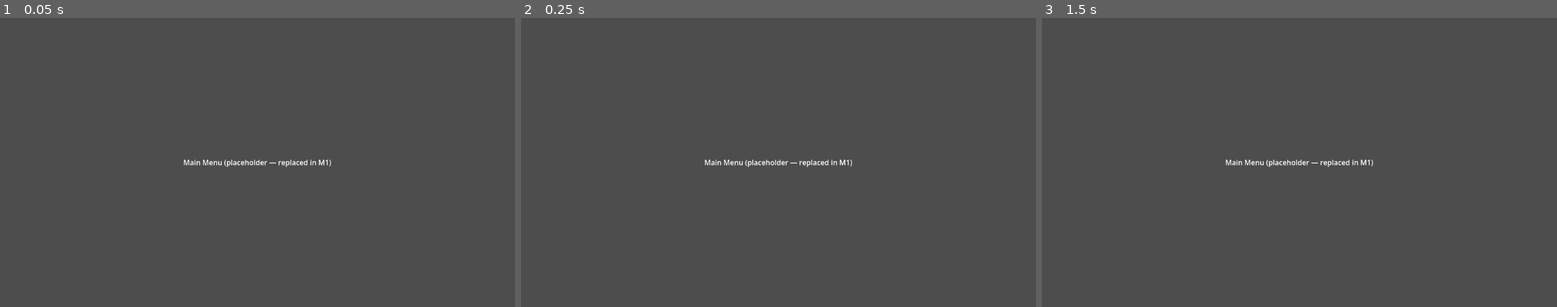
Above: before the commit, frames 1-3 (left to right).
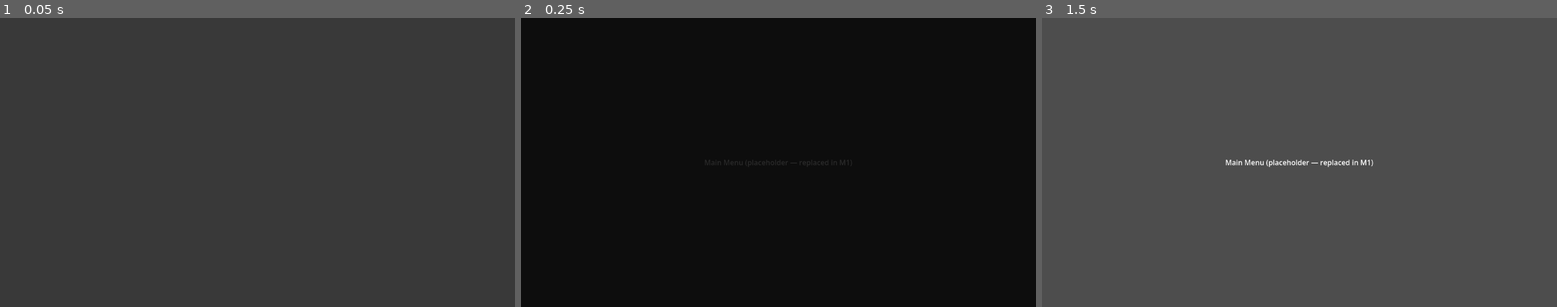
Above: after the commit, the same moments.

Repository: krace-tx/G-Scaffold
Game: Godot game, scene res://src/game/scenes/boot.tscn
Same seed, same stepped clock (60 frames per second), same inputs: the game is played once before the commit and once after it.
Inputs:
- Up to frame 1 (0.05 s): no input
- Up to frame 2 (0.25 s): no input
- Up to frame 3 (1.5 s): tap Enter at 1.25 s

The runs differ from the first frame. In frame 1, 0.4% of the frame differs, in the area x 35-65%, y 48-52%; in frame 2, 100%, in the area x 0-100%, y 0-100%; in frame 3, nothing differs.

Commit message:
feat(m1): implement first 3 M1 items — BaseScene, SceneService, scene registry
Kernel wiring:
- app.gd: add scenes: SceneService typed field
- bus.gd: add Scene domain — scene_changed / scene_change_failed
- bootstrap.gd: create SceneService (parented under App, survives scene
  swaps), phase 6 now goes through App.scenes.replace(SceneIds.MAIN_MENU)
  instead of a raw get_tree().change_scene_to_file call_deferred hack —
  that hack is now obsolete since SceneService's own await chain already
  clears the boot scene's _ready() before change_scene_to_packed runs

New:
- framework/managers/base_scene.gd — _on_enter(params)/_on_exit() contract
- framework/managers/scene_service.gd — replace()/reload_current()/
  get_current_id(), threaded async load, fade overlay, request queue
  (no concurrent switches), 10s _on_enter timeout guard
- resource/scripts/scene_registry_entry.gd + scene_registry.gd +
  resource/data/scene_registry.tres — id -> scene path registry
- resource/scripts/scene_ids.gd — SceneIds.MAIN_MENU constant
- game/scenes/main_menu.gd — placeholder scene now extends BaseScene,
  used to prove the enter/exit lifecycle actually fires end to end

Verified headlessly:
- full chain: Bootstrap -> replace -> registry lookup -> threaded load ->
  fade -> change_scene_to_packed -> _on_enter -> Bus.scene_changed
- failure path: unknown scene id -> log.error + Bus.scene_change_failed,
  stays on current scene, no black screen
- queuing: 3 rapid replace() calls process sequentially, no concurrency,
  queue drains cleanly
- naming collision: SceneRegistry.get_path() clashed with Resource's
  built-in get_path() (incompatible override, hard compile error, not
  just a warning) -> renamed to resolve_path()

Gotcha (documented in coding-style.md #11 and scene_service.gd inline):
GDScript lambdas capture outer locals by value, not by reference. The
original _run_on_enter used a bool completion flag mutated inside a
fire-and-forget lambda; the outer loop never saw the change and spun
until the 10s timeout, manifesting as a hung process + leaked ObjectDB
in headless tests. Fixed by using a one-element Array (reference type)
as the shared mutable flag.

Diff:
--- a/src/framework/autoloads/app.gd
+++ b/src/framework/autoloads/app.gd
@@ -17,6 +17,8 @@
 ## `App.log` 这个命名在全项目统一且更常用,不会被误认成数学函数。
 @warning_ignore("shadowed_global_identifier")
 var log: LogService   ## M0:由 Bootstrap 阶段 1 最先创建
+
+var scenes: SceneService   ## M1:由 Bootstrap 创建并挂到 App 下(见 bootstrap.gd)
 #endregion
 
 #region Lifecycle
--- a/src/framework/autoloads/bus.gd
+++ b/src/framework/autoloads/bus.gd
@@ -16,3 +16,11 @@
 ## 应用从后台恢复(NOTIFICATION_APPLICATION_RESUMED)。由 [App] 转发。
 signal app_resumed
 #endregion
+
+#region Scene domain
+## 顶层场景切换完成(新场景 _on_enter 已跑完)。由 [SceneService] 发出。
+signal scene_changed(scene_id: StringName)
+
+## 顶层场景切换失败(id 不存在 / 加载失败)。由 [SceneService] 发出。
+signal scene_change_failed(scene_id: StringName)
+#endregion
--- a/src/framework/core/bootstrap.gd
+++ b/src/framework/core/bootstrap.gd
@@ -7,10 +7,6 @@
 ## 里程碑先记录一条日志并跳过,不阻塞后续阶段——保证 M0 阶段就能 F5 走通
 ## 完整管线到占位主菜单。完整设计见 docs/architecture/boot-sequence.md。
 
-#region Constants & Enums
-const _MAIN_MENU_SCENE_PATH: String = "res://src/game/scenes/main_menu.tscn"
-#endregion
-
 #region Lifecycle
 func _ready() -> void:
 	_run()
@@ -19,6 +15,7 @@
 #region Internal
 func _run() -> void:
 	_phase_1_log()
+	_init_scene_service()
 	_phase_2_local_config_and_save()
 	_phase_3_platform_sdks()
 	_phase_4_remote_config()
@@ -30,6 +27,16 @@
 func _phase_1_log() -> void:
 	App.log = LogService.new()
 	App.log.info("boot", "phase 1/6: log service ready")
+
+
+## 不是 boot-sequence.md 表格里的编号阶段(那张表只列容易失败的业务初始化),
+## 只是内核服务的接线步骤。挂到 App 下而不是 Boot 场景下,这样 SceneService
+## 才能在 phase 6 把 Boot 场景整个替换掉之后继续存活。
+func _init_scene_service() -> void:
+	var scene_service := SceneService.new()
+	App.add_child(scene_service)
+	App.scenes = scene_service
+	App.log.info("boot", "scene service ready")
 
 
 ## 阶段 2:本地配置 + 存档加载(含版本迁移)。失败策略:阻断,弹重试对话框。
@@ -52,13 +59,11 @@
 	App.log.info("boot", "phase 5/6: asset preload — skipped (see M5)")
 
 
-## 阶段 6:进入主菜单场景。M1 前使用 SceneTree 直接切场景;
-## SceneService 落地后改为 App.scenes.replace(SceneIds.MAIN_MENU)。
-##
-## 用 call_deferred:此时 Boot 节点自身仍在 _ready 调用链中,树还
-## 处于"正在添加子节点"的状态,同帧调用 change_scene_to_file 会因为
-## 无法立即 remove_child 而报错,必须推迟到当前帧处理完毕后再切场景。
+## 阶段 6:进入主菜单场景,经 SceneService(全项目唯一允许切场景的入口)。
+## SceneService.replace() 内部会先 await 转场遮罩淡出,真正调用
+## change_scene_to_packed 时已经是几帧之后——不会撞上"Boot 节点自己的
+## _ready 调用链尚未走完、树还在忙着添加子节点"这个坑,不需要 call_deferred。
 func _phase_6_enter_main_menu() -> void:
 	App.log.info("boot", "phase 6/6: entering main menu")
-	get_tree().change_scene_to_file.call_deferred(_MAIN_MENU_SCENE_PATH)
+	App.scenes.replace(SceneIds.MAIN_MENU)
 #endregion
--- /dev/null
+++ b/src/framework/managers/base_scene.gd
@@ -0,0 +1,25 @@
+class_name BaseScene
+extends Node
+
+## 顶层场景根节点的生命周期契约。
+##
+## SceneService 是全项目唯一允许调用 change_scene 系 API 的地方,场景切换时
+## 会依次调用旧场景的 [method _on_exit] 和新场景的 [method _on_enter]。
+## 场景根节点(不论 Control / Node2D / Node3D)的脚本都应 extends BaseScene。
+##
+## 两个钩子都可以 await(播放入场演出、保存进度等),但 [method _on_enter]
+## 有 10 秒超时保护(见 docs/modules/scene-service.md 失败策略):超时后
+## SceneService 会强制揭开遮罩继续,场景自身仍会跑完,只是玩家不再等待。
+## 详见 docs/architecture/boot-sequence.md、docs/modules/scene-service.md。
+
+#region Public API
+## 进场钩子,[param _params] 为 SceneService.replace() 透传的参数。
+## 默认空实现,子类按需覆写并可 await。
+func _on_enter(_params: Dictionary) -> void:
+	pass
+
+
+## 退场钩子,场景即将被替换前调用。默认空实现,子类按需覆写并可 await。
+func _on_exit() -> void:
+	pass
+#endregion
--- /dev/null
+++ b/src/framework/managers/scene_service.gd
@@ -0,0 +1,153 @@
+class_name SceneService
+extends Node
+
+## 顶层场景切换服务:异步加载 + 转场遮罩 + enter/exit 生命周期调度。
+##
+## 全项目唯一允许调用 change_scene 系 API 的地方,业务一律走 [method replace]。
+## 不维护场景栈,不管理关卡内子场景加载,不管理 UI——那些分别是业务代码、
+## 关卡系统、UIService 的职责。完整规格见 docs/modules/scene-service.md。
+##
+## 由 Bootstrap 创建后挂在 [App] 下(而不是当时的 Boot 场景下),这样才能在
+## change_scene 把 Boot 场景整个替换掉之后继续存活。
+
+#region Constants & Enums
+const _FADE_DURATION: float = 0.2
+const _ENTER_TIMEOUT: float = 10.0
+const _REGISTRY_PATH: String = "res://src/resource/data/scene_registry.tres"
+#endregion
+
+#region Exports & State
+var _registry: SceneRegistry
+var _current_id: StringName = &""
+var _overlay: ColorRect
+var _queue: Array[Dictionary] = []
+var _is_switching: bool = false
+#endregion
+
+#region Lifecycle
+func _ready() -> void:
+	_registry = load(_REGISTRY_PATH) as SceneRegistry
+	_build_overlay()
+#endregion
+
+#region Public API
+## 切换到 [param scene_id] 对应的顶层场景,经过转场遮罩。多次调用会排队顺序
+## 执行,不会并发切换。[param transition] 目前只实现 fade,预留供未来扩展。
+func replace(scene_id: StringName, transition: StringName = &"fade") -> void:
+	_queue.append({"id": scene_id, "transition": transition})
+	_drain_queue()
+
+
+## 重载当前场景(如"重开本关")。
+func reload_current() -> void:
+	if _current_id == &"":
+		App.log.warn("scene", "reload_current called with no current scene")
+		return
+	replace(_current_id)
+
+
+## 当前顶层场景 id,尚未切换过任何场景时为空字符串。
+func get_current_id() -> StringName:
+	return _current_id
+#endregion
+
+#region Internal
+func _drain_queue() -> void:
+	if _is_switching or _queue.is_empty():
+		return
+	_is_switching = true
+	var request: Dictionary = _queue.pop_front()
+	await _switch_to(request.id, request.transition)
+	_is_switching = false
+	_drain_queue()
+
+
+func _switch_to(scene_id: StringName, _transition: StringName) -> void:
+	var scene_path := _registry.resolve_path(scene_id) if _registry else ""
+	if scene_path.is_empty():
+		_fail(scene_id, "unknown scene id")
+		return
+
+	await _fade_out()
+
+	var packed := await _load_threaded(scene_path)
+	if packed == null:
+		_fail(scene_id, "failed to load: %s" % scene_path)
+		await _fade_in()
+		return
+
+	get_tree().change_scene_to_packed(packed)
+	_current_id = scene_id
+	await get_tree().process_frame   # 等新场景根节点真正入树
+
+	await _run_on_enter(scene_id)
+	await _fade_in()
+	Bus.scene_changed.emit(scene_id)
+
+
+func _fail(scene_id: StringName, reason: String) -> void:
+	App.log.error("scene", "%s (id=%s)" % [reason, scene_id])
+	Bus.scene_change_failed.emit(scene_id)
+
+
+## 调用新场景的 _on_enter,超过 _ENTER_TIMEOUT 秒仍未完成则记录错误并继续
+## (揭开遮罩),避免场景自身的 bug 把玩家永远卡在黑屏。
+func _run_on_enter(scene_id: StringName) -> void:
+	var base_scene := get_tree().current_scene as BaseScene
+	if base_scene == null:
+		return
+
+	# 单元素数组做可变完成标记:GDScript lambda 捕获局部变量是按值快照,
+	# 若用 bool,lambda 内部的赋值不会反映到这里的循环条件,会一直空转到
+	# 超时。Array 是引用类型,捕获的是同一份底层数据,可以跨闭包共享状态。
+	var finished := [false]
+	(func() -> void:
+		await base_scene._on_enter({})
+		finished[0] = true
+	).call()
+
+	var elapsed := 0.0
+	while not finished[0] and elapsed < _ENTER_TIMEOUT:
+		await get_tree().process_frame
+		elapsed += get_process_delta_time()
+	if not finished[0]:
+		_fail(scene_id, "_on_enter exceeded %.0fs timeout" % _ENTER_TIMEOUT)
+
+
+## 异步请求加载,轮询到完成或失败为止,不阻塞主线程。
+func _load_threaded(path: String) -> PackedScene:
+	if ResourceLoader.load_threaded_request(path) != OK:
+		return null
+	while true:
+		var status := ResourceLoader.load_threaded_get_status(path)
+		if status == ResourceLoader.THREAD_LOAD_LOADED:
+			return ResourceLoader.load_threaded_get(path) as PackedScene
+		if status == ResourceLoader.THREAD_LOAD_FAILED or status == ResourceLoader.THREAD_LOAD_INVALID_RESOURCE:
+			return null
+		await get_tree().process_frame
+	return null   # 不可达:静态分析无法证明 while true 必经某个 return,补一行满足检查
+
+
+func _build_overlay() -> void:
+	var layer := CanvasLayer.new()
+	layer.layer = 100
+	_overlay = ColorRect.new()
+	_overlay.color = Color.BLACK
+	_overlay.set_anchors_preset(Control.PRESET_FULL_RECT)
+	_overlay.mouse_filter = Control.MOUSE_FILTER_IGNORE
+	_overlay.modulate.a = 0.0
+	layer.add_child(_overlay)
+	add_child(layer)
+
+
+func _fade_out() -> void:
+	var tween := create_tween()
+	tween.tween_property(_overlay, "modulate:a", 1.0, _FADE_DURATION)
+	await tween.finished
+
+
+func _fade_in() -> void:
+	var tween := create_tween()
+	tween.tween_property(_overlay, "modulate:a", 0.0, _FADE_DURATION)
+	await tween.finished
+#endregion
--- /dev/null
+++ b/src/game/scenes/main_menu.gd
@@ -0,0 +1,14 @@
+class_name MainMenu
+extends BaseScene
+
+## 占位主菜单场景,M1 后续里程碑会替换为真正的菜单 UI。
+## 目前只用于验证 SceneService 的 enter/exit 生命周期钩子确实被调用。
+
+#region Public API
+func _on_enter(_params: Dictionary) -> void:
+	App.log.info("main_menu", "entered")
+
+
+func _on_exit() -> void:
+	App.log.info("main_menu", "exited")
+#endregion
--- a/src/game/scenes/main_menu.tscn
+++ b/src/game/scenes/main_menu.tscn
@@ -1,4 +1,6 @@
-[gd_scene format=3 uid="uid://cqxmm0k4gj5vw"]
+[gd_scene load_steps=2 format=3 uid="uid://cqxmm0k4gj5vw"]
+
+[ext_resource type="Script" path="res://src/game/scenes/main_menu.gd" id="1_main_menu"]
 
 [node name="MainMenu" type="Control"]
 layout_mode = 3
@@ -7,6 +9,7 @@
 anchor_bottom = 1.0
 grow_horizontal = 2
 grow_vertical = 2
+script = ExtResource("1_main_menu")
 
 [node name="CenterContainer" type="CenterContainer" parent="."]
 layout_mode = 1
--- /dev/null
+++ b/src/resource/data/scene_registry.tres
@@ -0,0 +1,13 @@
+[gd_resource type="Resource" script_class="SceneRegistry" load_steps=4 format=3 uid="uid://dq6n1s0t2m8yx"]
+
+[ext_resource type="Script" path="res://src/resource/scripts/scene_registry.gd" id="1_registry"]
+[ext_resource type="Script" path="res://src/resource/scripts/scene_registry_entry.gd" id="2_entry"]
+
+[sub_resource type="Resource" id="Resource_main_menu"]
+script = ExtResource("2_entry")
+id = &"main_menu"
+scene_path = "res://src/game/scenes/main_menu.tscn"
+
+[resource]
+script = ExtResource("1_registry")
+entries = Array[ExtResource("2_entry")]([SubResource("Resource_main_menu")])
--- /dev/null
+++ b/src/resource/scripts/scene_ids.gd
@@ -0,0 +1,8 @@
+class_name SceneIds
+extends RefCounted
+
+## 场景 id 常量集中地。代码里一律用 [code]SceneIds.XXX[/code],禁止裸字符串
+## (见 docs/conventions/naming.md)。id 必须与 scene_registry.tres 里登记的
+## [member SceneRegistryEntry.id] 完全一致,否则 SceneService 找不到场景。
+
+const MAIN_MENU: StringName = &"main_menu"
--- /dev/null
+++ b/src/resource/scripts/scene_registry.gd
@@ -0,0 +1,24 @@
+class_name SceneRegistry
+extends Resource
+
+## 场景 id → 路径的注册表,数据实例为 res://src/resource/data/scene_registry.tres。
+##
+## SceneService 只认 [member entries] 里登记过的 id,新增场景时改这份 .tres
+## (在编辑器 Inspector 里增删 [SceneRegistryEntry]),不改代码。
+
+#region Exports & State
+@export var entries: Array[SceneRegistryEntry] = []
+#endregion
+
+#region Public API
+## 查找 [param id] 对应的场景路径,不存在时返回空字符串。
+##
+## 命名为 resolve_path 而不是 get_path——Resource 自带一个签名不同的内置
+## get_path()(返回这个 .tres 资源文件自身的磁盘路径),撞名会被 GDScript
+## 判定为签名不匹配的覆写,必须换名,不是简单加 @warning_ignore 能解决的。
+func resolve_path(id: StringName) -> String:
+	for entry in entries:
+		if entry.id == id:
+			return entry.scene_path
+	return ""
+#endregion
--- /dev/null
+++ b/src/resource/scripts/scene_registry_entry.gd
@@ -0,0 +1,15 @@
+class_name SceneRegistryEntry
+extends Resource
+
+## 场景注册表的一条记录:场景 id → 场景文件路径。
+##
+## 由 [SceneRegistry] 持有一组这样的条目,数据存放在
+## res://src/resource/data/scene_registry.tres。故意用路径字符串而不是直接
+## 导出 PackedScene 引用——后者会在注册表本身被加载时就同步加载所有场景,
+## 而 SceneService 需要按需 [code]ResourceLoader.load_threaded_request[/code]
+## 异步加载,只有存路径才能延迟到真正切换时才去读盘。
+
+#region Exports & State
+@export var id: StringName = &""
+@export var scene_path: String = ""
+#endregion
Not shown, added: src/framework/managers/base_scene.gd.uid
Not shown, added: src/framework/managers/scene_service.gd.uid
Not shown, added: src/game/scenes/main_menu.gd.uid
Not shown, added: src/resource/scripts/scene_ids.gd.uid
Not shown, added: src/resource/scripts/scene_registry.gd.uid
Not shown, added: src/resource/scripts/scene_registry_entry.gd.uid
Not shown, changed: docs/conventions/coding-style.md
Not shown, changed: docs/plan/development-plan.md
